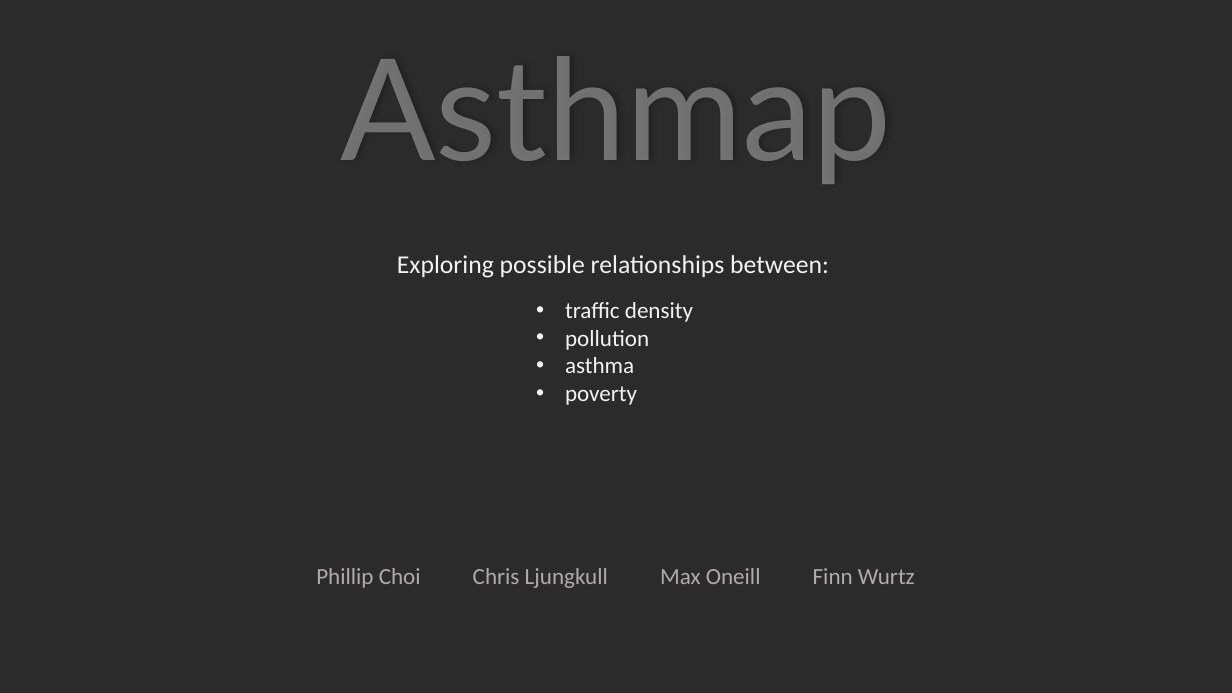
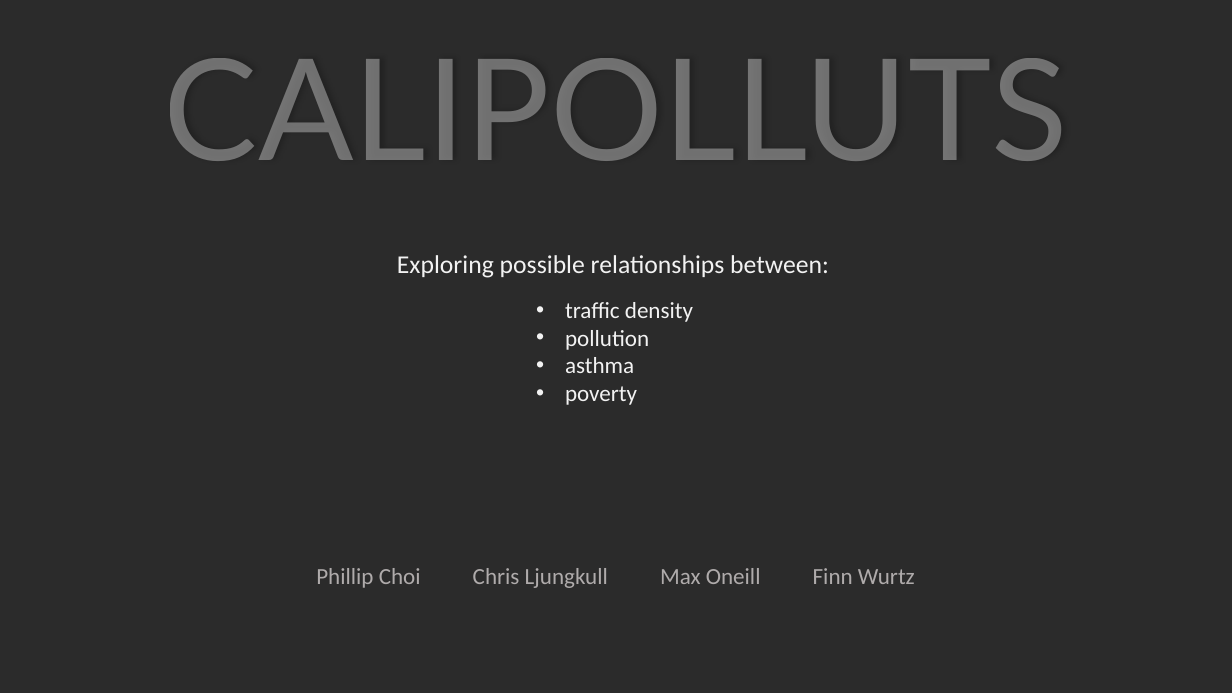
Before and after one commit to cljungkull/Project-2---CaliPolluts, a slide deck: slide 1 of presentation.pptx. Drawn at 1232x693 pixels with LibreOffice and Linux fonts; fonts in the diff are those of the drawing; background and template pictures are left out; a plain dark background stands for a picture behind light text. Boxes give left, top, right and bottom in pixels: in the first picture for what was removed or moved away, otherwise in the second. Text is boxed around its words. In the diff, an @@ line names an element or a change of style, - is before the commit and + after.

```diff
--- a/presentation.pptx
+++ b/presentation.pptx
@@ text at box(164, 58, 1068, 161): text changed @@
-Asthmap
+CALIPOLLUTS
```
Also in this commit, not shown: 3 other slides changed, 1 slide added, 2 slides removed.
